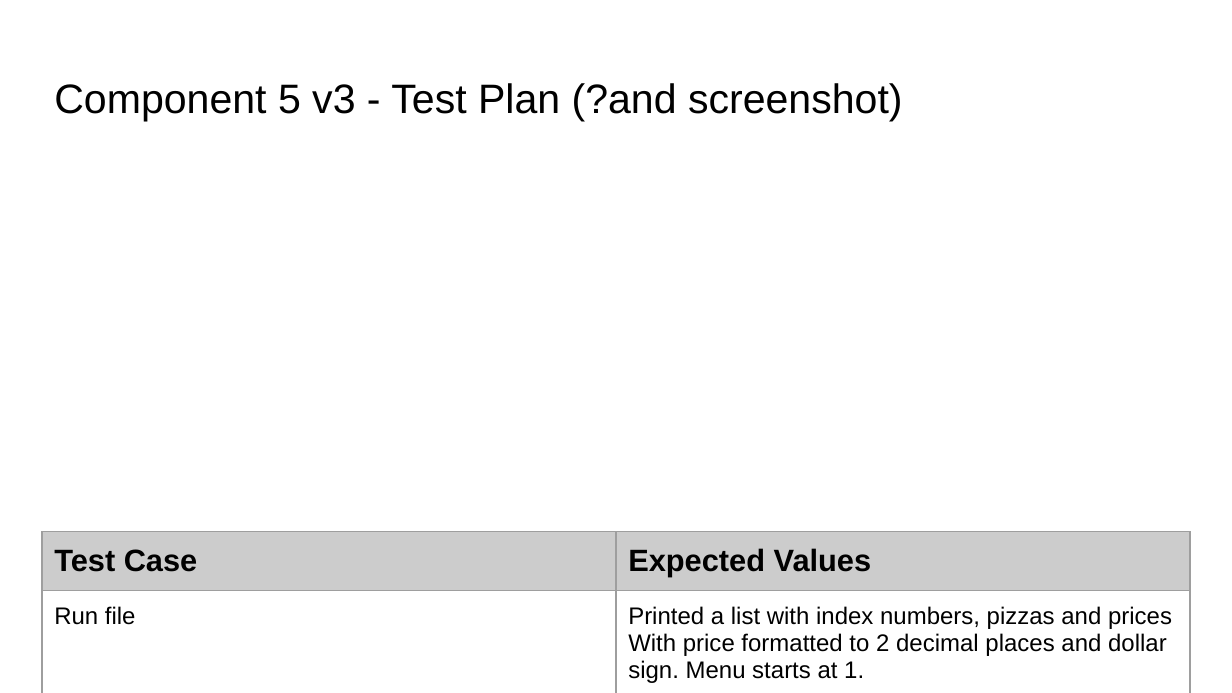
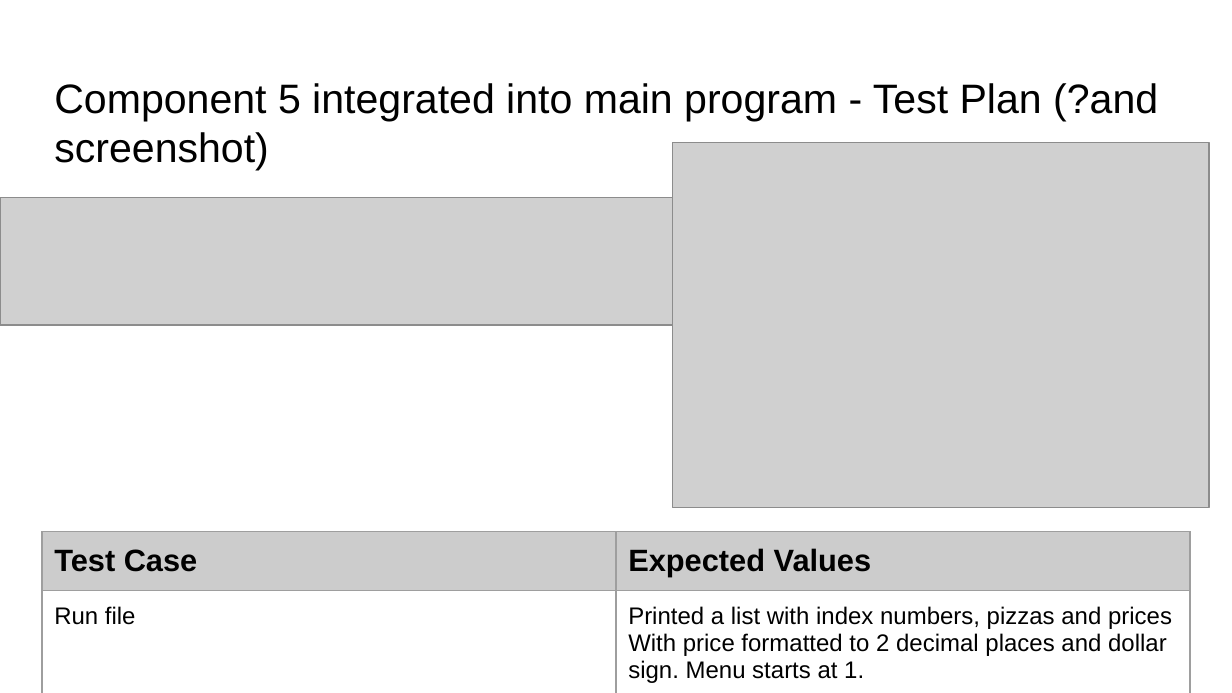
Before and after one commit to James-Wilde/Pizza_Bot, a slide deck: slide 32 of 022_91893+_+91897+Documentation.pptx. Drawn at 1232x693 pixels with LibreOffice and Linux fonts; fonts in the diff are those of the drawing; grey boxes stand for pictures. Boxes give left, top, right and bottom in pixels: in the first picture for what was removed or moved away, otherwise in the second. Text is boxed around its words. In the diff, an @@ line names an element or a change of style, - is before the commit and + after.

Commit message:
Formatted menu
Formatted and changed menu into a function, integrated it into the main app

```diff
--- a/022_91893+_+91897+Documentation.pptx
+++ b/022_91893+_+91897+Documentation.pptx
@@ title at (x1=54, y1=83, x2=1158, y2=121): text changed @@
-Component 5 v3 - Test Plan (?and screenshot)
+Component 5 integrated into main program - Test Plan (?and screenshot)
@@ picture added at (x1=673, y1=143, x2=1209, y2=508) @@
@@ picture added at (x1=0, y1=197, x2=728, y2=325) @@
```
Also in this commit, not shown: 1 other slide changed, 2 other files.
